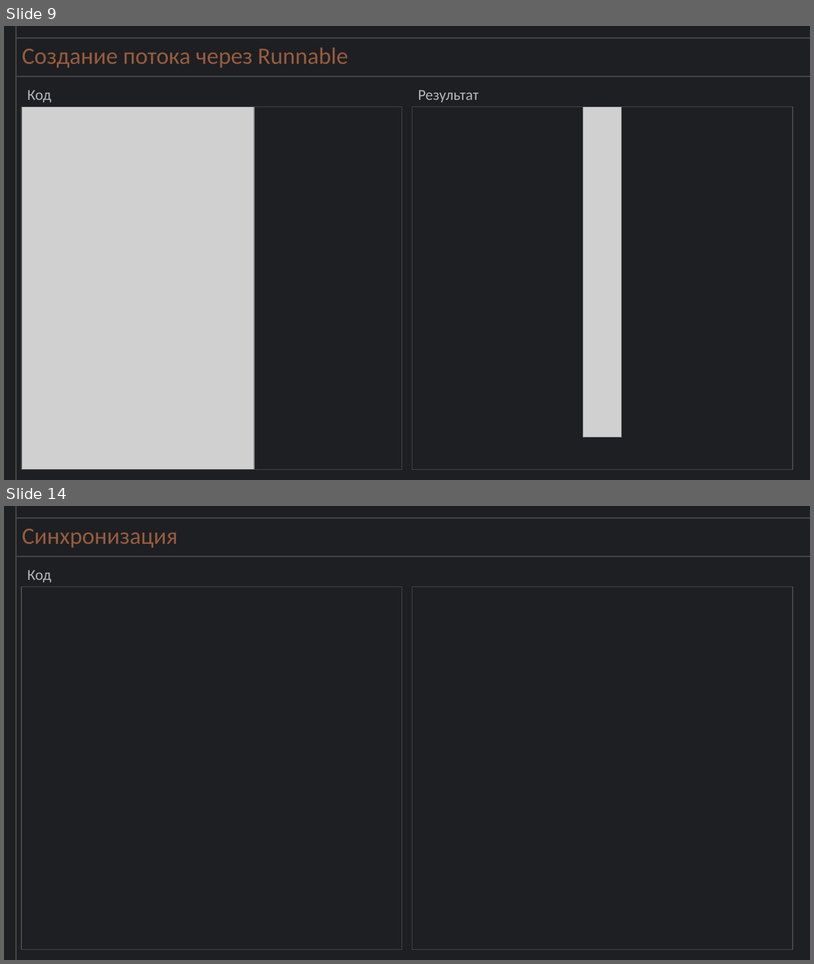
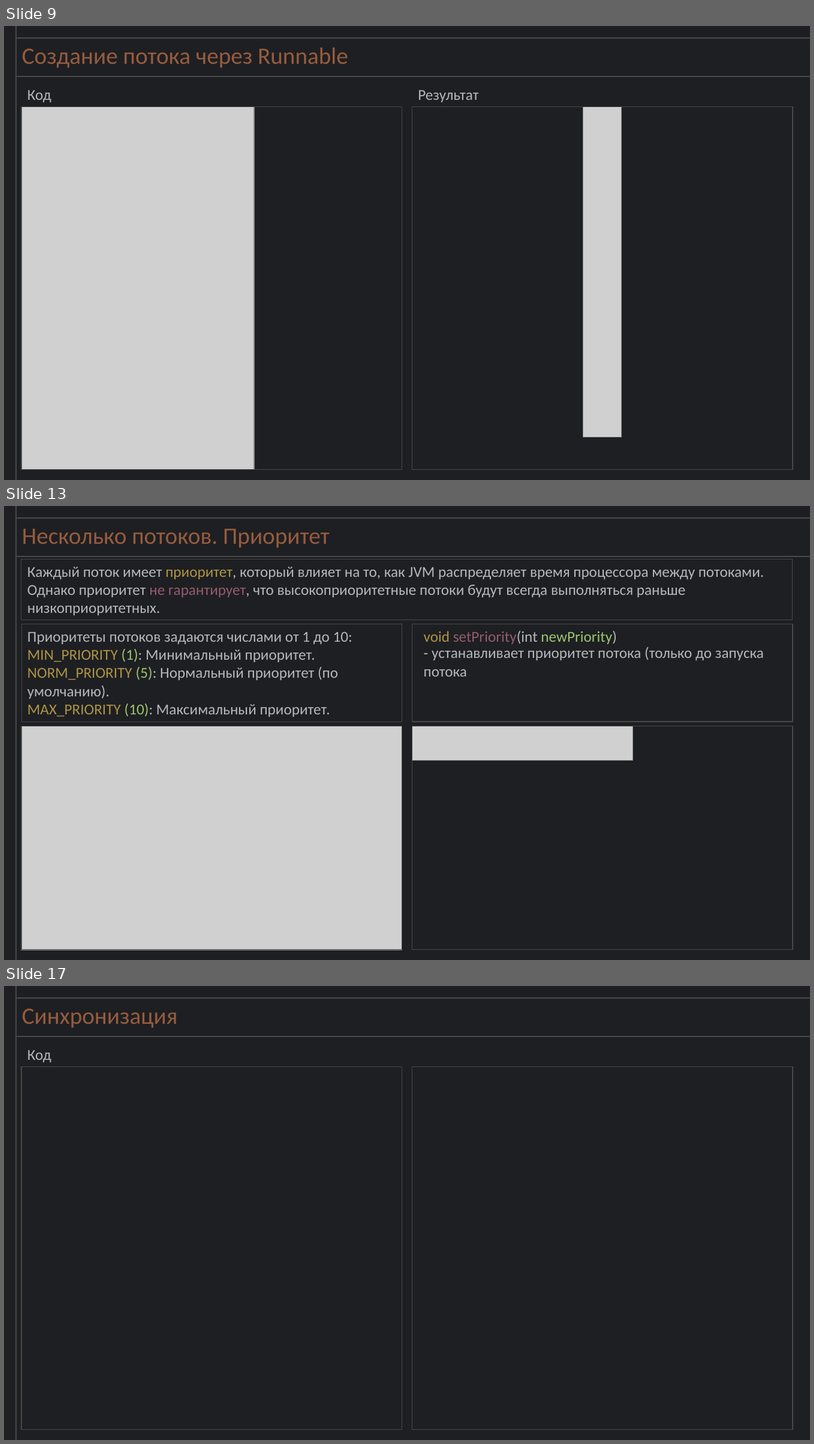
Before and after one commit to niknikitin89/JavaLessonsThreads, a slide deck: Threads/JAVA. Потоки.pptx. Shown one above the other, each under a label of ours: slides 9 and 14 before the commit, slides 9, 13 and 17 after it; the slides between them are not shown. The pictures are 814x964 and 814x1444 pixels, drawn with LibreOffice and Linux fonts; fonts in the diff are those of the drawing; grey boxes stand for pictures. Boxes give left, top, right and bottom in pixels: in the first picture for what was removed or moved away, otherwise in the second. Text is boxed around its words. In the diff, an @@ line names an element or a change of style, - is before the commit and + after.

```diff
--- a/Threads/JAVA. Потоки.pptx
+++ b/Threads/JAVA. Потоки.pptx
@@ slide 13 added at (4,506,810,960), background #1E1F22 @@
@@ line added from (16, 960) to (16, 506), #4A494A 1.75 pt @@
@@ line added from (810, 518) to (16, 518), #4A494A 1.75 pt @@
@@ title added at (22,529,330,547), 28 pt, text #965C3F @@
+Несколько потоков. Приоритет
@@ line added from (810, 556) to (16, 556), #4A494A 1.75 pt @@
@@ rectangle added at (21,559,794,620), outline #4A494A 0.75 pt, 18 pt, text #B5B7BC @@
+Каждый поток имеет приоритет, который влияет на то, как JVM распределяет время процессора между потоками.
+Однако приоритет не гарантирует, что высокоприоритетные потоки будут всегда выполняться раньше низкоприоритетных.
@@ rectangle added at (21,624,402,722), outline #4A494A 0.75 pt, 18 pt, text #B5B7BC @@
+Приоритеты потоков задаются числами от 1 до 10:
+MIN_PRIORITY (1): Минимальный приоритет.
+NORM_PRIORITY (5): Нормальный приоритет (по умолчанию).
+MAX_PRIORITY (10): Максимальный приоритет.
@@ rectangle added at (413,624,794,722), outline #4A494A 1 pt @@
@@ text added at (424,631,617,644), 18 pt, text #935B6D @@
+void setPriority(int newPriority)
@@ text added at (424,647,764,676), 18 pt, text #B5B7BC @@
+- устанавливает приоритет потока (только до запуска потока
@@ picture added at (21,726,402,950) @@
@@ rectangle added at (21,726,402,949), outline #4A494A 1 pt @@
@@ picture added at (413,726,634,760) @@
@@ rectangle added at (413,726,794,949), outline #4A494A 1 pt @@
@@ what was slide 14 is now slide 17 @@
```
Also in this commit, not shown: 2 slides changed, 3 other slides added, 2 slides removed.
